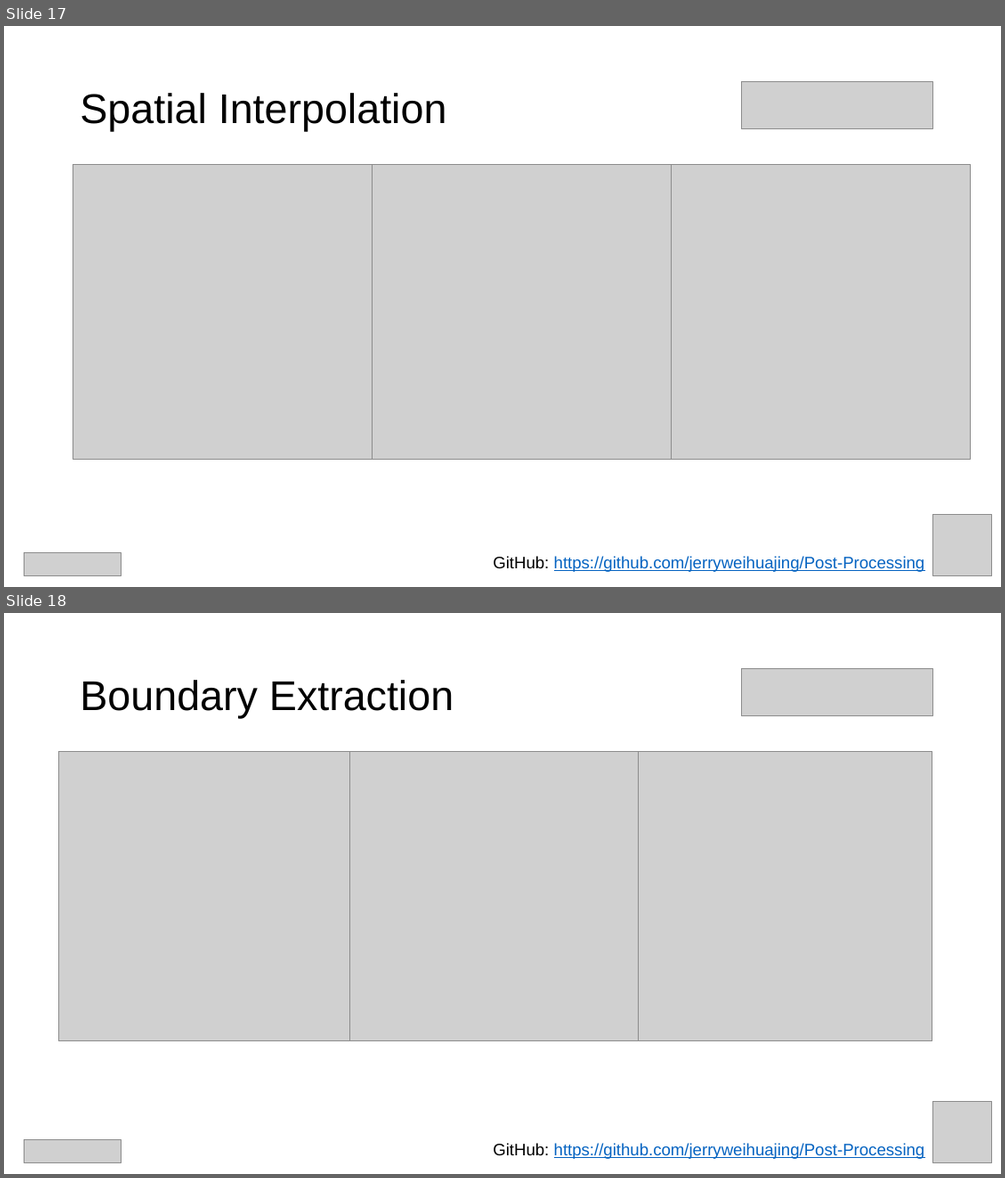
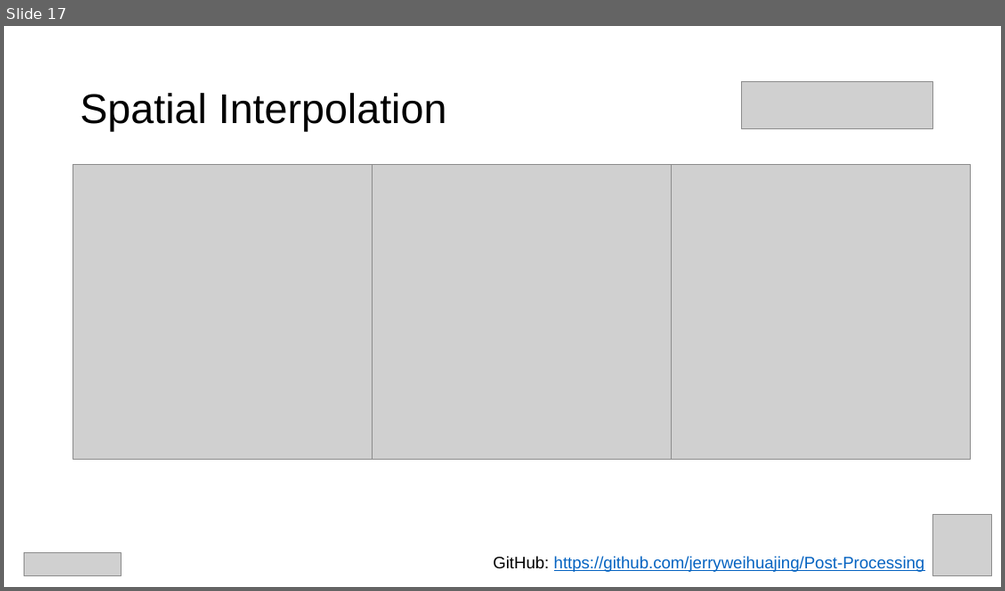
Before and after one commit to jerryweihuajing/Post-Processing, a slide deck: CG Finals.pptx. Shown one above the other, each under a label of ours: slides 17 and 18 before the commit, slide 17 after it. The pictures are 1005x1178 and 1005x591 pixels, drawn with LibreOffice and Linux fonts; fonts in the diff are those of the drawing; grey boxes stand for pictures. Boxes give left, top, right and bottom in pixels: in the first picture for what was removed or moved away, otherwise in the second. Text is boxed around its words. In the diff, an @@ line names an element or a change of style, - is before the commit and + after.

```diff
--- a/CG Finals.pptx
+++ b/CG Finals.pptx
@@ slide 18 removed at (4,613,1001,1174), background #CCE8CF @@
@@ title removed at (80,680,453,718) @@
-Boundary Extraction
@@ picture removed at (742,668,933,715) @@
@@ picture removed at (58,751,353,1041) @@
@@ picture removed at (349,751,644,1041) @@
@@ picture removed at (638,751,933,1041) @@
@@ picture removed at (933,1102,993,1163) @@
@@ picture removed at (24,1140,121,1163) @@
@@ text removed at (493,1143,925,1159) @@
-GitHub: https://github.com/jerryweihuajing/Post-Processing
```
Also in this commit, not shown: 32 other slides changed.
